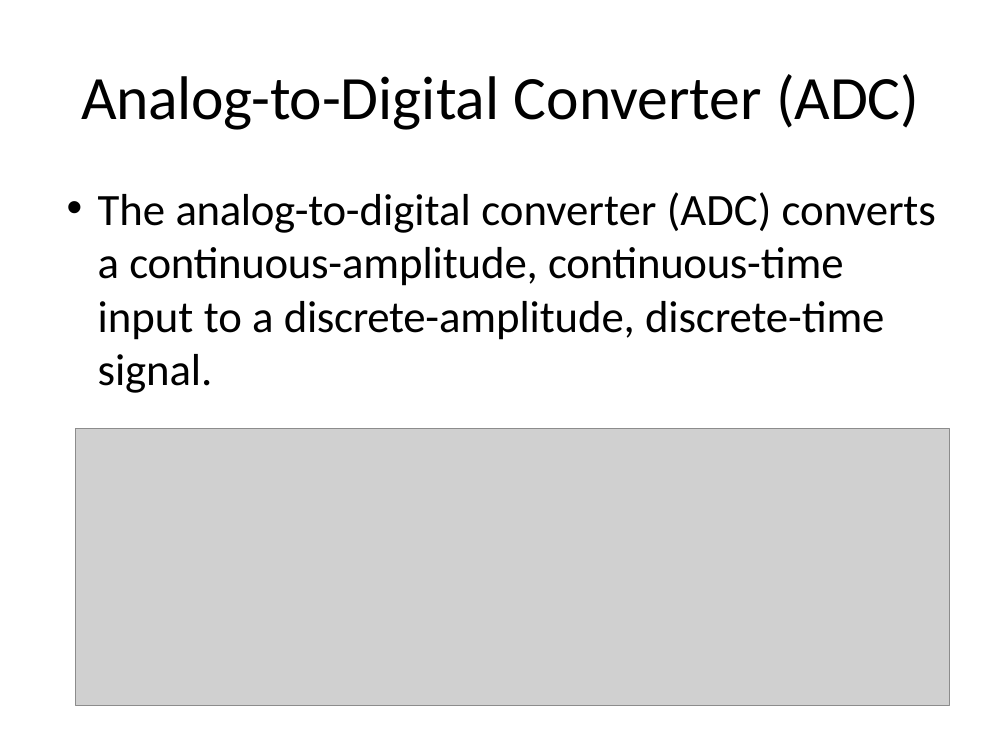
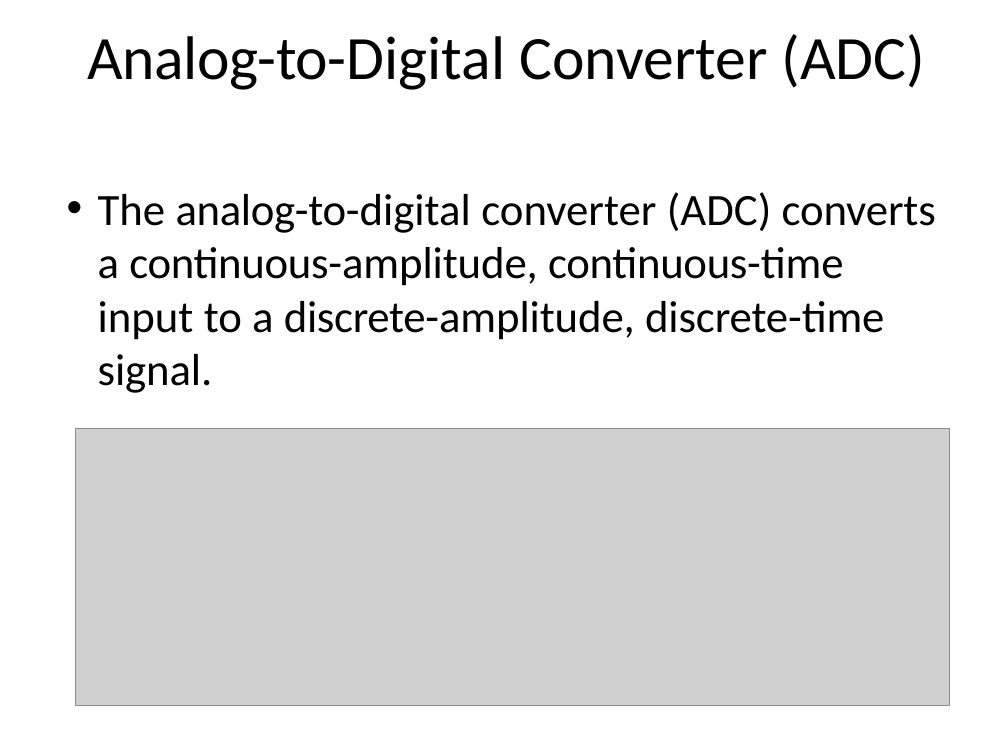
Before and after one commit to Syedshajib55/Computer-Interfacing, a slide deck: slide 5 of 3 Interfacing data conversion.pptx. Drawn at 1008x756 pixels with LibreOffice and Linux fonts; fonts in the diff are those of the drawing; grey boxes stand for pictures. Boxes give left, top, right and bottom in pixels: in the first picture for what was removed or moved away, otherwise in the second. Text is boxed around its words. In the diff, an @@ line names an element or a change of style, - is before the commit and + after.

```diff
--- a/3 Interfacing data conversion.pptx
+++ b/3 Interfacing data conversion.pptx
@@ title "Analog-to-Digital Converter (ADC)": place and size @@
-title "Analog-to-Digital Converter (ADC)" at [81,74,919,130]
+title "Analog-to-Digital Converter (ADC)" at [87,34,925,90]
```
Also in this commit, not shown: 12 other slides changed, 5 slides added, 2 other files.
